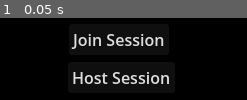
Above: before the commit, frame 1.
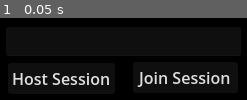
Above: after the commit, the same moment.

Repository: nathgoutam93/grey-line
Game: Godot game, scene res://scenes/main_menu/main_menu.tscn
Same seed, same stepped clock (60 frames per second), same inputs: the game is played once before the commit and once after it.
Inputs:
- Up to frame 1 (0.05 s): no input

The runs differ from the first frame. In frame 1, 9.6% of the frame differs, in the area x 5-94%, y 19-85%.

Commit message:
fixed remote player weapon visibility and added hostname option on mainmenu

Diff:
--- a/components/multiplayer/multiplayer_manager.gd
+++ b/components/multiplayer/multiplayer_manager.gd
@@ -2,50 +2,60 @@
 
 @export var port: int = 3000
 @export var max_players: int = 8
-@export var address: String = "127.0.0.1" # "13.126.8.47"  # Used for client connection
+@export var address: String = "127.0.0.1"
 
 @onready var level: Node2D = get_node("../Level")
 @onready var ui_layer: CanvasLayer = get_node("../UI")
+@onready var hostname_input: LineEdit = get_node_or_null("../UI/Control/hostname")
 
 func _ready():
-    if OS.has_feature("dedicated_server"):
-        host_game()
+	if OS.has_feature("dedicated_server"):
+		host_game()
 
 
 func host_game():
-    var peer = ENetMultiplayerPeer.new()
-    var error = peer.create_server(port, max_players)
-    if error != OK:
-        push_error("Failed to start server: %s" % error)
-        return
+	var peer = ENetMultiplayerPeer.new()
+	var error = peer.create_server(port, max_players)
+	if error != OK:
+		push_error("Failed to start server: %s" % error)
+		return
 
-    multiplayer.multiplayer_peer = peer
-    print("Hosting game on port %d..." % port)
+	multiplayer.multiplayer_peer = peer
+	print("Hosting game on port %d..." % port)
 
-    _start_game()
+	_start_game()
 
 func join_game():
-    var peer = ENetMultiplayerPeer.new()
-    var error = peer.create_client(address, port)
-    if error != OK:
-        push_error("Failed to connect to server: %s" % error)
-        return
+	var target_address := _get_target_address()
+	var peer = ENetMultiplayerPeer.new()
+	var error = peer.create_client(target_address, port)
+	if error != OK:
+		push_error("Failed to connect to server: %s" % error)
+		return
 
-    multiplayer.multiplayer_peer = peer
-    print("Connecting to server at %s:%d..." % [address, port])
+	multiplayer.multiplayer_peer = peer
+	print("Connecting to server at %s:%d..." % [target_address, port])
 
-    _start_game()
+	_start_game()
+
+func _get_target_address() -> String:
+	if hostname_input:
+		var input_address := hostname_input.text.strip_edges()
+		if input_address != "":
+			return input_address
+
+	return address
 
 func _start_game():
-    if ui_layer:
-        ui_layer.hide()
+	if ui_layer:
+		ui_layer.hide()
 
-    if multiplayer.is_server():
-        _change_level.call_deferred(load("res://scenes/maps/counter_strike/counter_strike.tscn"))
+	if multiplayer.is_server():
+		_change_level.call_deferred(load("res://scenes/maps/counter_strike/counter_strike.tscn"))
 
 func _change_level(scene: PackedScene):
-    for c in level.get_children():
-        level.remove_child(c)
-        c.queue_free()
+	for c in level.get_children():
+		level.remove_child(c)
+		c.queue_free()
 
-    level.add_child(scene.instantiate())
+	level.add_child(scene.instantiate())
--- a/components/weapon_manager/weapon_manager.gd
+++ b/components/weapon_manager/weapon_manager.gd
@@ -73,7 +73,16 @@
 	current_weapon.connect("equip_action", _on_weapon_equip_action)
 	current_weapon.connect("shoot_action", _on_weapon_shoot_action)
 	current_weapon.connect("reload_action", _on_weapon_reload_action)
+	apply_local_view()
 	current_weapon.equip()
+
+func apply_local_view():
+	if not player or not player.is_local_player or not current_weapon:
+		return
+
+	var weapon_sprite := current_weapon.get_node_or_null("Sprite2D") as CanvasItem
+	if weapon_sprite:
+		weapon_sprite.material = null
 
 func switch_to_next_weapon():
 	var slots = [WeaponSlot.PRIMARY, WeaponSlot.SECONDARY, WeaponSlot.MELEE]
--- a/materials/fow_material.tres
+++ b/materials/fow_material.tres
@@ -1,9 +1,9 @@
-[gd_resource type="ShaderMaterial" load_steps=2 format=3 uid="uid://d0ku8kdctasp8"]
+[gd_resource type="ShaderMaterial" format=3 uid="uid://d0ku8kdctasp8"]
 
 [ext_resource type="Shader" uid="uid://bsx3mfkaxv4q6" path="res://shaders/fow.gdshader" id="1_1rb8e"]
 
 [resource]
 shader = ExtResource("1_1rb8e")
 shader_parameter/enable_fow = true
-shader_parameter/enable_outline = true
+shader_parameter/enable_outline = false
 shader_parameter/outline_color = Vector4(1, 0, 0, 1)
--- a/scenes/main_menu/main_menu.tscn
+++ b/scenes/main_menu/main_menu.tscn
@@ -30,10 +30,10 @@
 anchor_top = 0.5
 anchor_right = 0.5
 anchor_bottom = 0.5
-offset_left = -52.0
-offset_top = -53.0
-offset_right = 48.0
-offset_bottom = -22.0
+offset_left = 12.0
+offset_top = -15.0
+offset_right = 117.0
+offset_bottom = 16.0
 grow_horizontal = 2
 grow_vertical = 2
 text = "Join Session
@@ -46,13 +46,28 @@
 anchor_top = 0.5
 anchor_right = 0.5
 anchor_bottom = 0.5
-offset_left = -53.5
-offset_top = -15.5
-offset_right = 53.5
-offset_bottom = 15.5
+offset_left = -113.0
+offset_top = -14.0
+offset_right = -6.0
+offset_bottom = 17.0
 grow_horizontal = 2
 grow_vertical = 2
 text = "Host Session"
 
+[node name="hostname" type="LineEdit" parent="UI/Control" unique_id=1631949165]
+layout_mode = 1
+anchors_preset = 8
+anchor_left = 0.5
+anchor_top = 0.5
+anchor_right = 0.5
+anchor_bottom = 0.5
+offset_left = -115.0
+offset_top = -50.0
+offset_right = 120.0
+offset_bottom = -19.0
+grow_horizontal = 2
+grow_vertical = 2
+alignment = 1
+
 [connection signal="pressed" from="UI/Control/join" to="MultiplayerManager" method="join_game"]
 [connection signal="pressed" from="UI/Control/host" to="MultiplayerManager" method="host_game"]
--- a/scenes/maps/counter_strike/counter_strike.tscn
+++ b/scenes/maps/counter_strike/counter_strike.tscn
@@ -12,7 +12,6 @@
 [ext_resource type="PackedScene" uid="uid://socdrphm8n2i" path="res://scenes/props/truck/truck.tscn" id="7_mflnu"]
 [ext_resource type="AudioStream" uid="uid://dgtb0i23wso5n" path="res://assets/sounds/wild-ambience.mp3" id="8_mflnu"]
 [ext_resource type="Material" uid="uid://d08tbb5ged8av" path="res://materials/los_material.tres" id="11_2nbmb"]
-[ext_resource type="Texture2D" uid="uid://3g6e4toaippt" path="res://space_station.jpg" id="11_h4vp2"]
 [ext_resource type="Texture2D" uid="uid://dh43n43u8e186" path="res://assets/textures/110_deg_cone.png" id="11_mflnu"]
 
 [sub_resource type="Gradient" id="Gradient_fxymx"]
@@ -1629,12 +1628,6 @@
 stream = ExtResource("8_mflnu")
 volume_db = -19.096
 
-[node name="SpaceStation" type="Sprite2D" parent="Map" unique_id=1441462266]
-visible = false
-position = Vector2(-29, -158)
-scale = Vector2(5, 5)
-texture = ExtResource("11_h4vp2")
-
 [node name="CanvasLayer" type="CanvasLayer" parent="." unique_id=83054388]
 
 [node name="FogOfWar" type="Sprite2D" parent="CanvasLayer" unique_id=1787375951]
--- a/scenes/player/_scripts/player_controller.gd
+++ b/scenes/player/_scripts/player_controller.gd
@@ -26,6 +26,7 @@
 
 var interactables: Array[Interactable]
 var is_dead := false
+var is_local_player := false
 
 func has_authority(id):
 	return id == get_multiplayer_authority() or id == owner_peer_id
@@ -43,11 +44,14 @@
 		health_component.connect("die", _on_die)
 
 func setup_locals():
+	is_local_player = true
 	camera.enabled = true
 	camera.make_current()
 	audio_listner.make_current()
 	hud.visible = true
 	skeletal_character.material = null
+	if weapon_manager:
+		weapon_manager.apply_local_view()
 
 func get_speed():
 	var speed_multiplier = 1
--- a/scenes/weapon/base_weapon.tscn
+++ b/scenes/weapon/base_weapon.tscn
@@ -1,20 +1,26 @@
-[gd_scene load_steps=4 format=3 uid="uid://r6ta42rhscx2"]
+[gd_scene format=3 uid="uid://r6ta42rhscx2"]
 
 [ext_resource type="Script" uid="uid://tgtaywk5vdv3" path="res://scenes/weapon/weapon_instance.gd" id="1_se5ie"]
+[ext_resource type="Material" uid="uid://d0ku8kdctasp8" path="res://materials/fow_material.tres" id="2_3advh"]
 [ext_resource type="Texture2D" uid="uid://o3djqpfqvq8w" path="res://assets/sprites/knife.png" id="2_4s0hm"]
 [ext_resource type="Script" uid="uid://jno3qb7s58nq" path="res://components/sound_pool/sound_pool.gd" id="3_3advh"]
+[ext_resource type="PackedScene" uid="uid://bxy3omwv7b65v" path="res://components/vision_resposive/VisionResponsive.tscn" id="5_se5ie"]
 
-[node name="BaseWeapon" type="Node2D" node_paths=PackedStringArray("sound_pool", "reload_sfx_player")]
+[node name="BaseWeapon" type="Node2D" unique_id=1718638313 node_paths=PackedStringArray("sound_pool", "reload_sfx_player")]
+material = ExtResource("2_3advh")
 script = ExtResource("1_se5ie")
 sound_pool = NodePath("SoundPool")
 reload_sfx_player = NodePath("ReloadSfxPlayer")
 
-[node name="Sprite2D" type="Sprite2D" parent="."]
+[node name="Sprite2D" type="Sprite2D" parent="." unique_id=929480544]
+use_parent_material = true
 texture = ExtResource("2_4s0hm")
 
-[node name="SoundPool" type="Node2D" parent="."]
+[node name="SoundPool" type="Node2D" parent="." unique_id=1135292231]
 script = ExtResource("3_3advh")
 pool_size = 4
 metadata/_custom_type_script = "uid://jno3qb7s58nq"
 
-[node name="ReloadSfxPlayer" type="AudioStreamPlayer2D" parent="."]
+[node name="ReloadSfxPlayer" type="AudioStreamPlayer2D" parent="." unique_id=1561638232]
+
+[node name="VisionResponsive" parent="." unique_id=974493997 instance=ExtResource("5_se5ie")]
Not shown, changed: export_presets.cfg
Binary file removed: space_station.jpg
Not shown, removed: space_station.jpg.import
Not shown, added: GreyLine.console.exe
